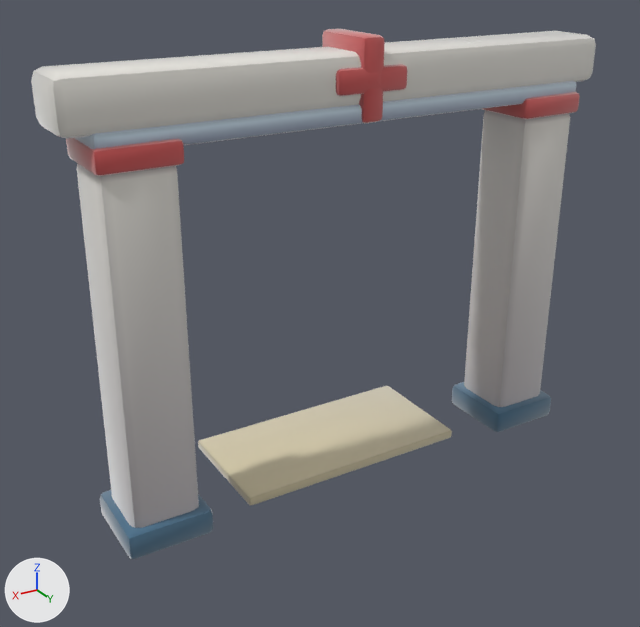
A saved change to the glTF model assets/models/gates/70b5dd84.glb.
Both versions are drawn from a 50 mm camera at (4.2, 6.47, 4.93) aimed at (0.15, -0.27, 1.56). Arrows for +X, +Y and +Z are at lower left; the lights stay in place. The picture after the commit comes second. Vertices at exactly the same position are counted once.

The first picture shows 'gate_70b5dd84'.
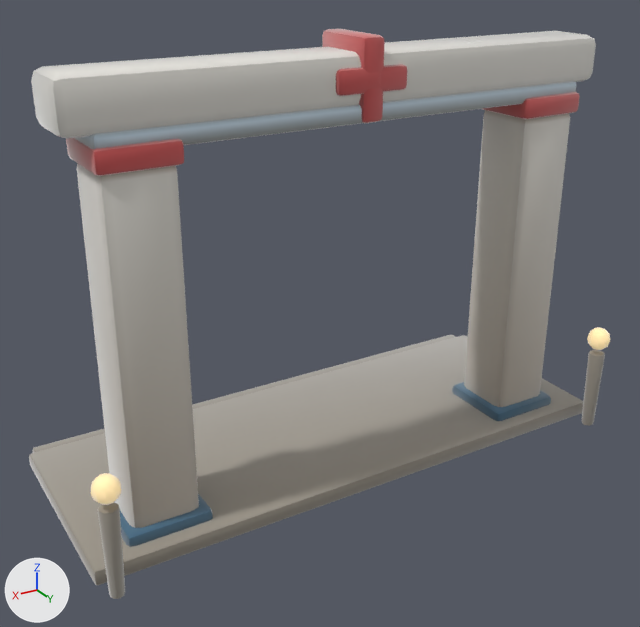
What differs and where, as boxes [x1, y1, x2, y2] in the pictures (640 x 627 px):
'gate_70b5dd84', reshaped (8% taller)
    before: [31, 29, 596, 559]
    after: [29, 29, 610, 599]
part 1 of me_gate_70b5dd84, added
    after: [29, 335, 583, 585]
part 2 of me_gate_70b5dd84, added (mostly hidden)
    after: [32, 335, 455, 453]
part 3 of me_gate_70b5dd84, added (beige)
    after: [587, 327, 610, 350]
part 4 of me_gate_70b5dd84, added (beige)
    after: [91, 473, 121, 505]
part 5 of me_gate_70b5dd84, added
    after: [581, 350, 605, 426]
part 6 of me_gate_70b5dd84, added
    after: [98, 502, 125, 599]
part 7 of me_gate_70b5dd84, edited (looks the same)
    both: [31, 31, 596, 547]

Edits to the bpy script that builds the scene:
```text
Add mat_clay__ffe2a8_0_95__ffe2a8:
    mat_clay__ffe2a8_0_95__ffe2a8 = bpy.data.materials.new('clay_#FFE2A8_0.95_#FFE2A8')
    # nodes: BsdfPrincipled, Mix, OutputMaterial, VertexColor
    # colours: beige #bca67a, beige #ffe2a8, mixed with the vertex colours
Add mat_clay__b9b2a2_0_93:
    mat_clay__b9b2a2_0_93 = bpy.data.materials.new('clay_#B9B2A2_0.93_-')
    # nodes: BsdfPrincipled, Mix, OutputMaterial, VertexColor
    # colours: grey #b9b2a2, mixed with the vertex colours
Add mat_clay__9e978a_0_93:
    mat_clay__9e978a_0_93 = bpy.data.materials.new('clay_#9E978A_0.93_-')
    # nodes: BsdfPrincipled, Mix, OutputMaterial, VertexColor
    # colours: grey #9e978a, mixed with the vertex colours
Change me_gate_70b5dd84:
    used by ob_gate_70b5dd84; location = (0.0, 0.0, 0.0)
    remove me_gate_70b5dd84.from_pydata(...)  # 952 vertices, 1836 faces; spans x -2.62..2.62, y -1.0..0.4, z 0.0..4.18
    add me_gate_70b5dd84.from_pydata(...)  # 1452 vertices, 2808 faces; spans x -2.79..2.79, y -1.71..0.84, z -0.01..4.18
    me_gate_70b5dd84 part 1: the loose piece of 56 vertices spanning x -1.2..1.2, y -1.0..0.2, z 0.0..0.1 is copied, and the copy is multiplied about its middle by the matrix ((2.332, -0.002, 0.004), (0.0, 1.752, 0.003), (0.0, -0.002, 1.604)), then moved by (0.0, -0.1, 0.03), in mat_clay__9e978a_0_93; it spans x -2.79..2.79, y -1.55..0.55, z 0.0..0.16
    me_gate_70b5dd84 part 2: the loose piece of 56 vertices spanning x -2.37..2.37, y -0.31..0.31, z 3.47..3.63 is copied, and the copy is scaled about its middle by (1.15, 0.535, 0.746), then moved by (0.0, -1.54, -3.49), in mat_clay__9e978a_0_93; it spans x -2.72..2.72, y -1.71..-1.37, z 0.0..0.12
    me_gate_70b5dd84 part 3: a new loose piece, a UV sphere (10 segments, 6 rings, poles along z) spanning x -2.78..-2.54, y 0.61..0.84, z 0.9..1.14, in mat_clay__ffe2a8_0_95__ffe2a8
    me_gate_70b5dd84 part 4: a new loose piece, a UV sphere (10 segments, 6 rings, poles along z) spanning x 2.54..2.78, y 0.61..0.83, z 0.9..1.14, in mat_clay__ffe2a8_0_95__ffe2a8
    me_gate_70b5dd84 part 5: a new loose piece of 114 vertices spanning x -2.74..-2.57, y 0.64..0.81, z -0.01..0.87, in mat_clay__9e978a_0_93
    me_gate_70b5dd84 part 6: a new loose piece of 114 vertices spanning x 2.57..2.74, y 0.63..0.8, z 0.0..0.86, in mat_clay__9e978a_0_93
    me_gate_70b5dd84 part 7: 1799 kept faces spanning x -2.62..2.62, y -1.0..0.4, z 0.0..4.16 get new vertex colours
    other edits to the shape of me_gate_70b5dd84 do not show in these pictures
    add me_gate_70b5dd84.materials.append(mat_clay__9e978a_0_93)
    add me_gate_70b5dd84.materials.append(mat_clay__b9b2a2_0_93)
    add me_gate_70b5dd84.materials.append(mat_clay__ffe2a8_0_95__ffe2a8)
```
